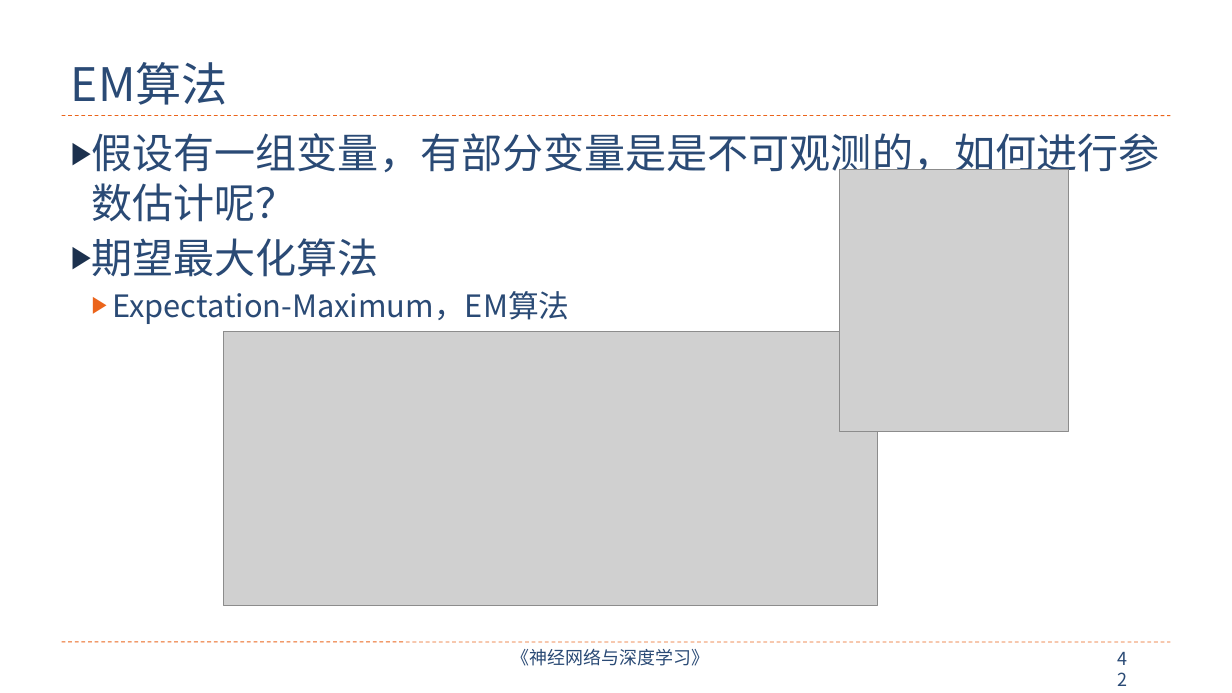
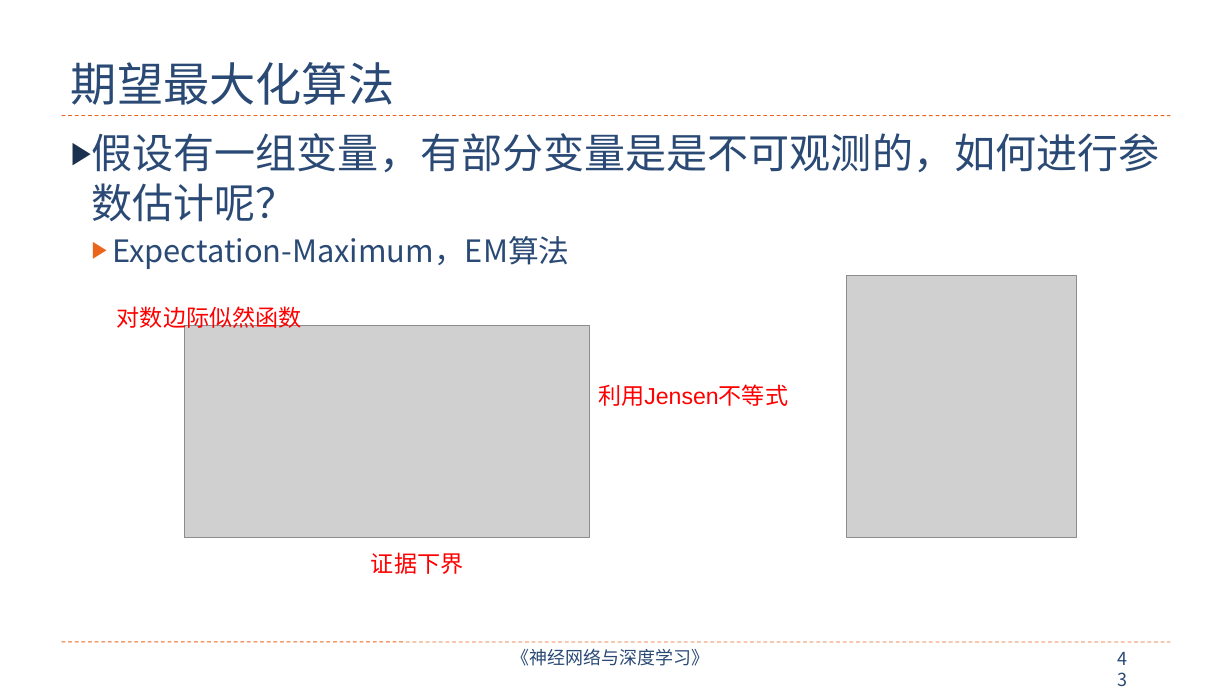
Before and after one commit to nndl/nndl.github.io, a slide deck: slide 43 of ppt/chap-概率图模型.pptx (slide 42 before the commit). Drawn at 1232x693 pixels with LibreOffice and Linux fonts; fonts in the diff are those of the drawing; grey boxes stand for pictures. Boxes give left, top, right and bottom in pixels: in the first picture for what was removed or moved away, otherwise in the second. Text is boxed around its words. In the diff, an @@ line names an element or a change of style, - is before the commit and + after.

```diff
--- a/ppt/chap-概率图模型.pptx
+++ b/ppt/chap-概率图模型.pptx
@@ title at box(71, 62, 394, 105): text changed @@
-EM算法
+期望最大化算法
@@ text at box(92, 238, 380, 277): paragraph removed @@
-▶ 期望最大化算法
@@ picture: place and size @@
-picture at box(839, 169, 1068, 431)
+picture at box(848, 275, 1077, 537)
@@ text added at box(117, 306, 302, 332), 18 pt, text #FF0000 @@
+对数边际似然函数
@@ picture added at box(185, 325, 590, 537) @@
@@ picture removed at box(224, 331, 878, 605) @@
@@ text added at box(598, 384, 788, 406), 18 pt, text #FF0000 @@
+利用Jensen不等式
@@ text added at box(371, 552, 463, 574), 18 pt, text #FF0000 @@
+证据下界
```
Also in this commit, not shown: 3 other slides changed, 2 slides added, 3 other files.
